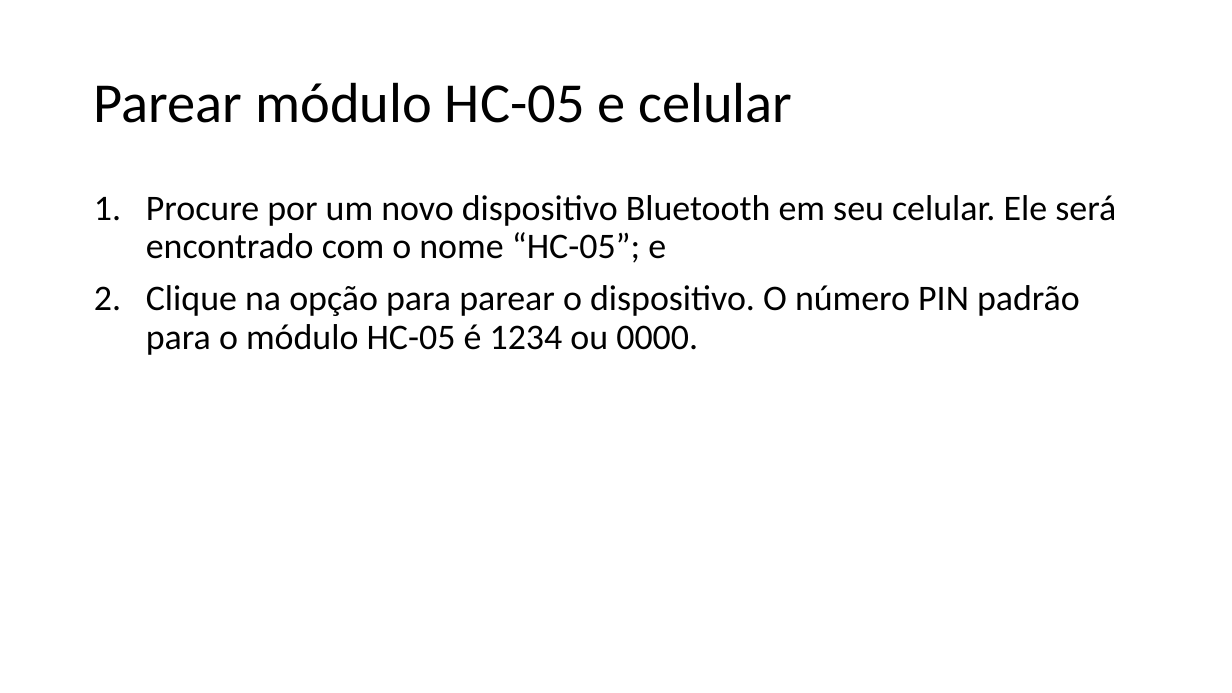
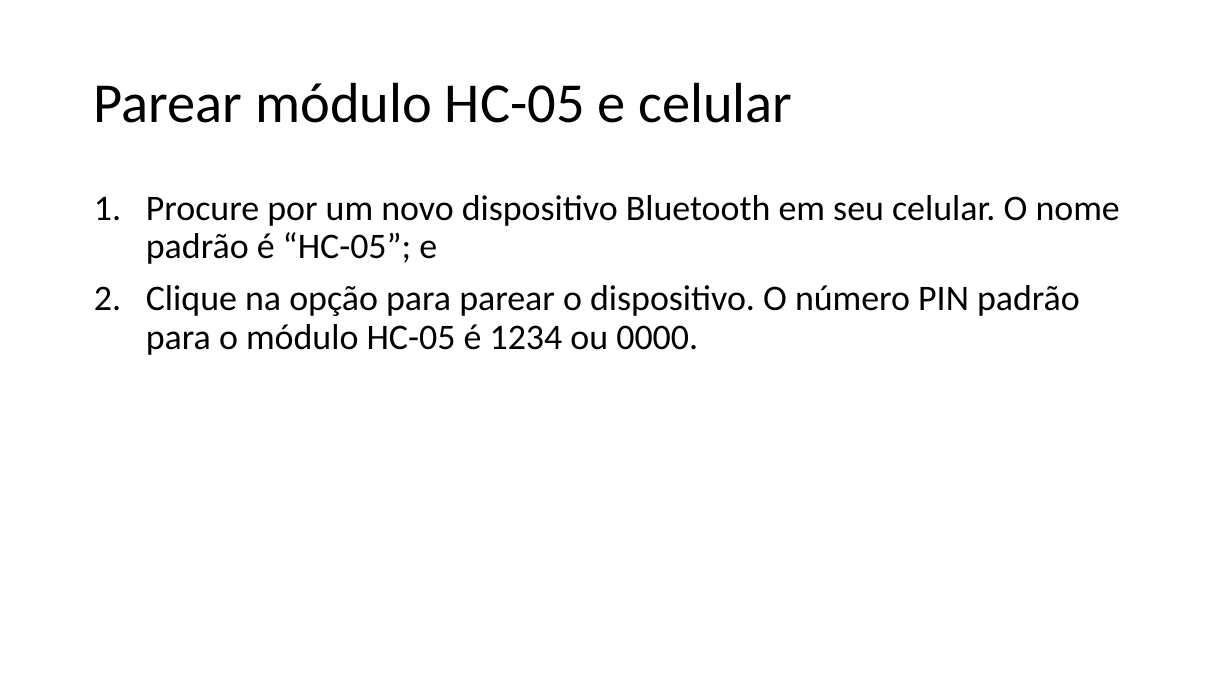
Before and after one commit to salmo-jr/public-slides, a slide deck: slide 26 of arduino-bluetooth.pptx (slide 11 before the commit). Drawn at 1232x693 pixels with LibreOffice and Linux fonts; fonts in the diff are those of the drawing. Boxes give left, top, right and bottom in pixels: in the first picture for what was removed or moved away, otherwise in the second. Text is boxed around its words. In the diff, an @@ line names an element or a change of style, - is before the commit and + after.

```diff
--- a/arduino-bluetooth.pptx
+++ b/arduino-bluetooth.pptx
@@ text at (146, 195, 1120, 264): text changed @@
-1. Procure por um novo dispositivo Bluetooth em seu celular. Ele será encontrado com o nome “HC-05”; e
+1. Procure por um novo dispositivo Bluetooth em seu celular. O nome padrão é “HC-05”; e
```
Also in this commit, not shown: 7 other slides changed, 19 slides added, 1 slide removed, 5 other files.
